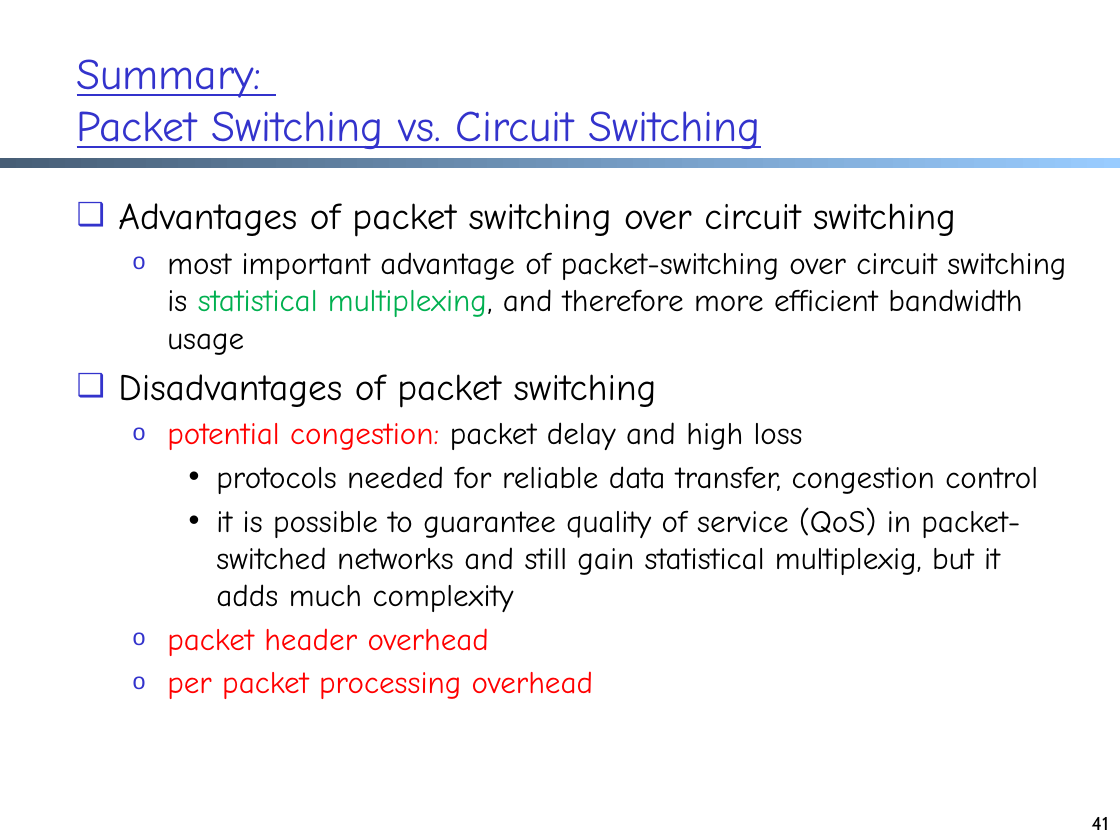
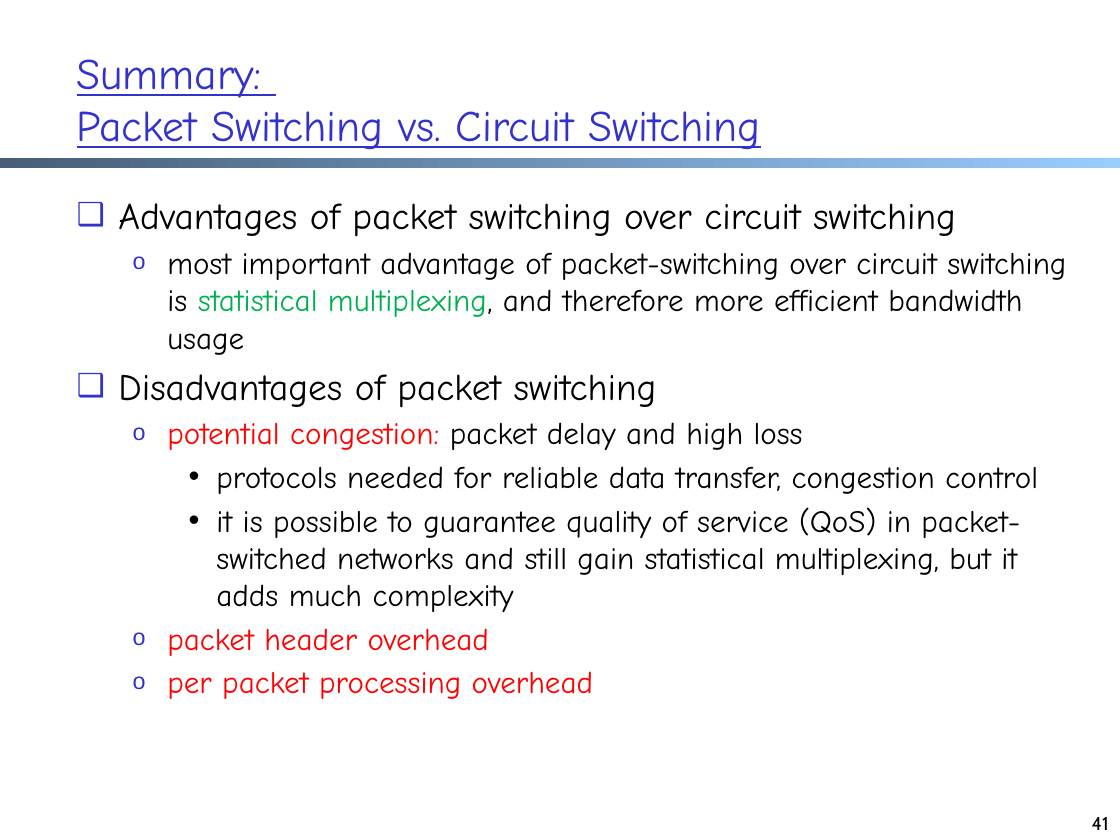
Before and after one commit to xiangq27/xiangq27.github.io, a slide deck: slide 41 of courses/cnns-xmuf21/files/lectures/3-taxonomy.pptx. Drawn at 1120x840 pixels with LibreOffice and Linux fonts; fonts in the diff are those of the drawing. Boxes give left, top, right and bottom in pixels: in the first picture for what was removed or moved away, otherwise in the second. Text is boxed around its words. In the diff, an @@ line names an element or a change of style, - is before the commit and + after.

```diff
--- a/courses/cnns-xmuf21/files/lectures/3-taxonomy.pptx
+++ b/courses/cnns-xmuf21/files/lectures/3-taxonomy.pptx
@@ text at <box>216,507,1020,612</box>: text changed @@
-    • it is possible to guarantee quality of service (QoS) in packet-switched networks and still gain statistical multiplexig, but it adds much complexity
+    • it is possible to guarantee quality of service (QoS) in packet-switched networks and still gain statistical multiplexing, but it adds much complexity
```
Also in this commit, not shown: 11 other files.
